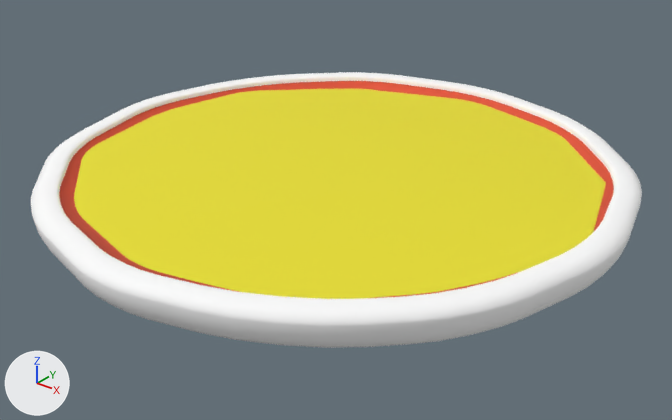
Two versions of the glTF model Proyecto/Frontend/src/assets/PizzaBase.glb, one commit apart.
Both versions are drawn from a 50 mm camera at (5.22, -6.53, 3.88) aimed at (0.09, -0.11, -0.1). The axes (+X, +Y, +Z) are drawn at lower left. The lights are the same throughout. Where no turn or scale is listed for an object, it has been applied to the vertices.
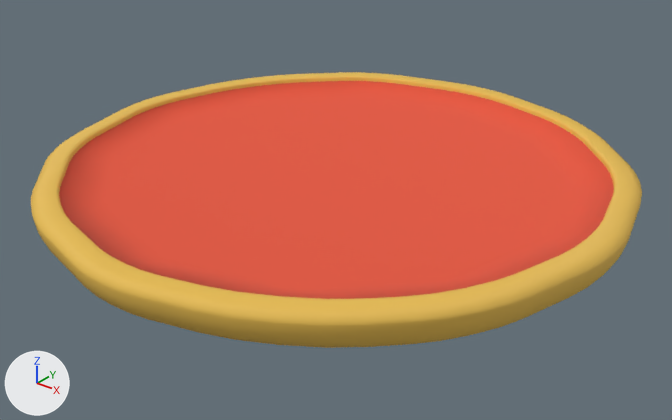
Changed parts and their boxes [x1, y1, x2, y2] in the pictures (672 x 420 px):
```json
{"object": "Circle", "change": "recoloured", "before": [31, 72, 642, 348], "after": [31, 72, 642, 348], "on screen": "white to yellow"}
{"object": "Circle.001", "change": "deleted", "before": [74, 89, 606, 299], "on screen": "yellow"}
```

Edits to the scene script, one JSON object a line:
```json
{"op": "set", "path": "mat_pan.base_color", "old": "(1.0, 1.0, 1.0)", "new": "(0.801, 0.506, 0.0889)", "note": "white #ffffff -> yellow #e7bd54"}
{"op": "remove", "block": "ob_circle_001", "code": ["ob_circle_001 = bpy.data.objects.new('Circle.001', me_circle_001)", "ob_circle_001.location = (0.092, -0.119, -0.251)"]}
```
